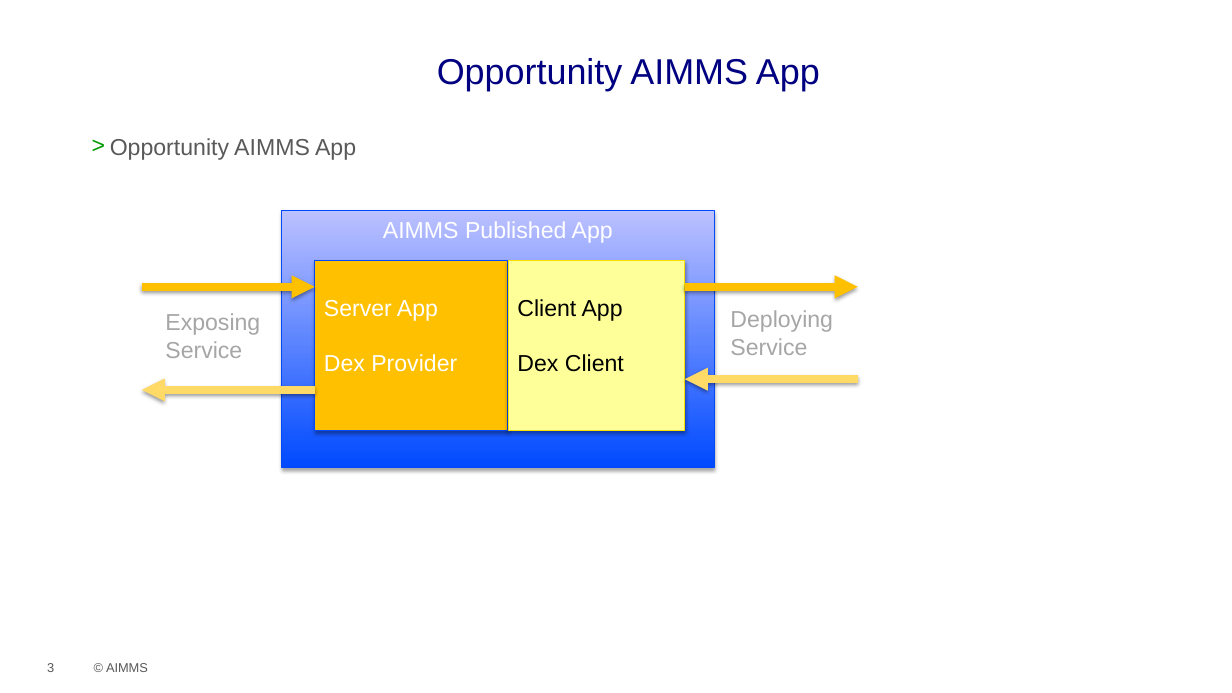
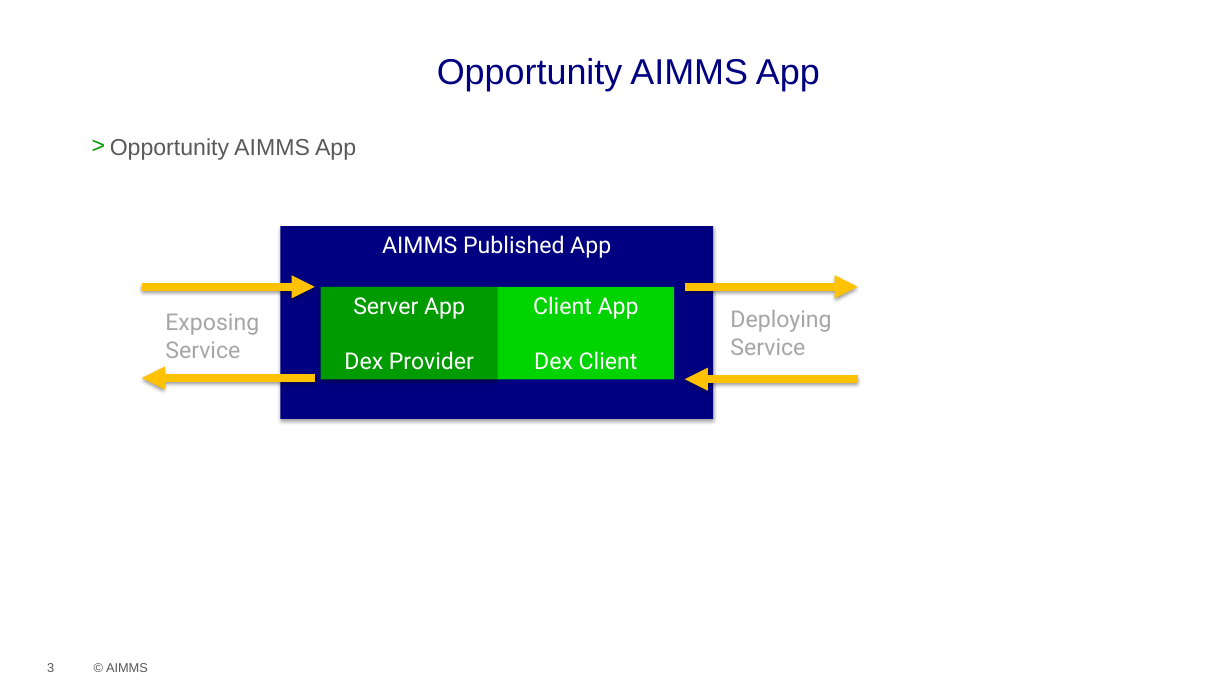
Before and after one commit to aimms/how-to, a slide deck: slide 3 of Articles/561/images/REST API.pptx. Drawn at 1232x693 pixels with LibreOffice and Linux fonts; fonts in the diff are those of the drawing; background and template pictures are left out. Boxes give left, top, right and bottom in pixels: in the first picture for what was removed or moved away, otherwise in the second. Text is boxed around its words. In the diff, an @@ line names an element or a change of style, - is before the commit and + after.

```diff
--- a/Articles/561/images/REST API.pptx
+++ b/Articles/561/images/REST API.pptx
@@ rectangle "AIMMS Published App" resized from (x1=282, y1=211, x2=714, y2=468) to (x1=281, y1=226, x2=714, y2=420) @@
@@ rectangle "AIMMS Published App" at (x1=281, y1=226, x2=714, y2=420): font Arial to Roboto; fill gradient #004BFF to #BDC1FF to #000081; outline #0049F9 0.75 pt to none @@
@@ arrow (142, 287) - (315, 287): stroke #FFC000 6 pt to #FFC100 6 pt @@
@@ rectangle "Server App" resized from (x1=315, y1=261, x2=508, y2=431) to (x1=321, y1=287, x2=498, y2=379) @@
@@ rectangle "Server App" at (x1=321, y1=287, x2=498, y2=379): font Arial to Roboto; alignment left to centre; fill #FFC000 to #009B00; outline #0049F9 0.75 pt to none @@
@@ rectangle "Client App" resized from (x1=508, y1=261, x2=685, y2=431) to (x1=498, y1=287, x2=675, y2=379) @@
@@ rectangle "Client App" at (x1=498, y1=287, x2=675, y2=379): font Arial to Roboto, text colour #000000 to #FFFFFF; alignment left to centre; fill #FFFF99 to #00D400; outline #F9E100 0.75 pt to none; shadow off @@
@@ arrow (685, 287) - (858, 287): stroke #FFC000 6 pt to #FFC100 6 pt @@
@@ text "Exposing Service" at (x1=165, y1=313, x2=259, y2=358): font Arial to Roboto @@
@@ text "Deploying Service" at (x1=730, y1=310, x2=831, y2=355): font Arial to Roboto @@
@@ arrow moved from (315, 390) - (142, 390) to (315, 378) - (142, 378) @@
@@ arrow (315, 378) - (142, 378): stroke #FFDA66 6 pt to #FFC100 6 pt @@
@@ arrow (858, 379) - (685, 379): stroke #FFDA66 6 pt to #FFC100 6 pt @@
```
Also in this commit, not shown: 2 other slides changed, 7 other files.
